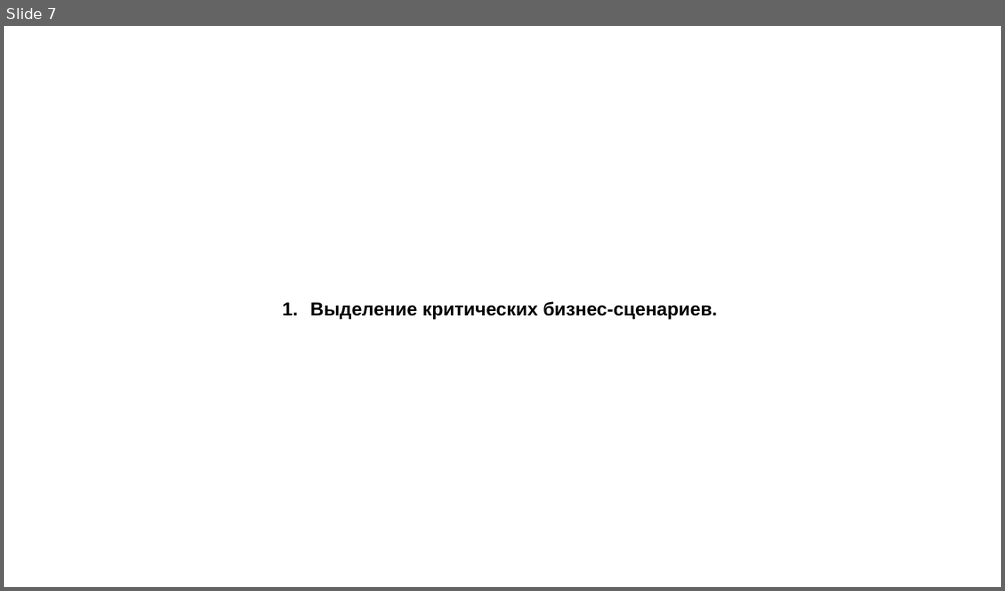
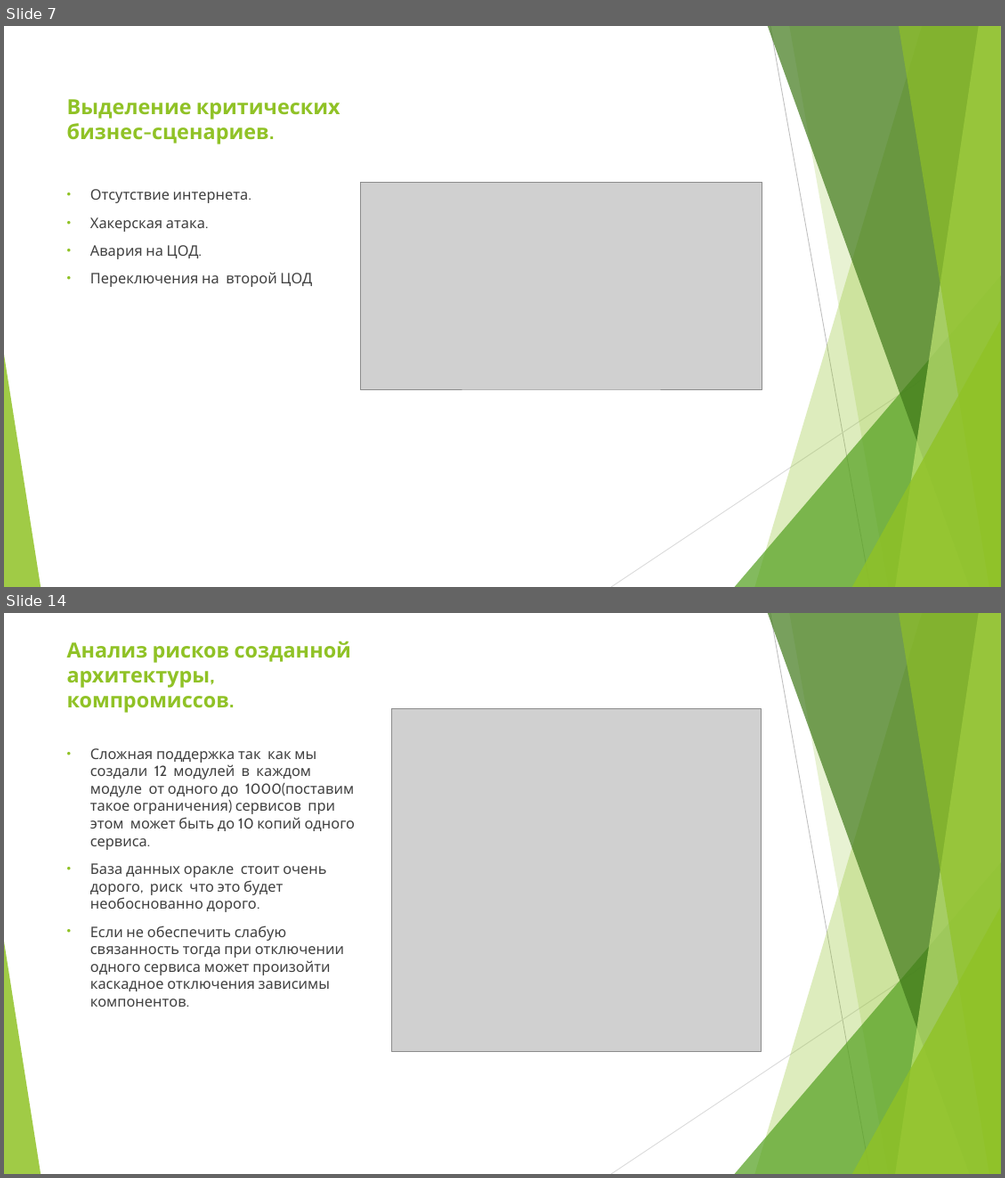
Before and after one commit to eafonasyev/diplom, a slide deck: diplom/diplom_prezentation.pptx. Shown one above the other, each under a label of ours: slide 7 before the commit, slides 7 and 14 after it; the slides between them are not shown. The pictures are 1005x591 and 1005x1178 pixels, drawn with LibreOffice and Linux fonts; fonts in the diff are those of the drawing; grey boxes stand for pictures. Boxes give left, top, right and bottom in pixels: in the first picture for what was removed or moved away, otherwise in the second. Text is boxed around its words. In the diff, an @@ line names an element or a change of style, - is before the commit and + after.

```diff
--- a/diplom/diplom_prezentation.pptx
+++ b/diplom/diplom_prezentation.pptx
@@ slide 14 added at box(4, 613, 1001, 1174), background #FFFFFF; not listed: 10 template elements that a slide beside it also shows @@
@@ title added at box(67, 641, 351, 713), 20 pt, text #90C226, bold @@
+Анализ рисков созданной архитектуры, компромиссов.
@@ picture added at box(392, 709, 761, 1052) @@
@@ text added at box(90, 748, 356, 1006), 14 pt, text #404040 @@
+• Сложная поддержка так как мы создали 12 модулей в каждом модуле от одного до 1000(поставим такое ограничения) сервисов при этом может быть до 10 копий одного сервиса.
+• База данных оракле стоит очень дорого, риск что это будет необоснованно дорого.
+• Если не обеспечить слабую связанность тогда при отключении одного сервиса может произойти каскадное отключения зависимы компонентов.
@@ slide 7 changed as well @@
@@ title "Выделение критических бизнес-сценариев.": place and size @@
-title "Выделение критических бизнес-сценариев." at box(310, 301, 718, 319)
+title "Выделение критических бизнес-сценариев." at box(67, 99, 340, 144)
@@ title "Выделение критических бизнес-сценариев." at box(67, 99, 340, 144): size 18 to 20 pt, font Arial to Cabin, text colour #000000 to #90C226; bullet 1. to none; line spacing 1.15 to 1; vertical alignment top to bottom @@
@@ picture added at box(361, 183, 762, 389) @@
@@ text added at box(90, 189, 312, 287), 14 pt, text #404040 @@
+• Отсутствие интернета.
+• Хакерская атака.
+• Авария на ЦОД.
+• Переключения на второй ЦОД
@@ group added at box(4, 26, 1001, 587): 5 freeform shapes, 3 triangles, 2 lines @@
```
Also in this commit, not shown: 2 other slides changed, 11 other slides added, 14 slides removed, 1 other file.
